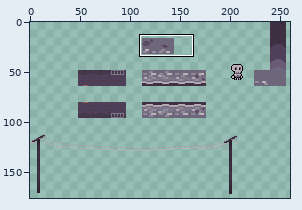
Edited in one commit: pixel-art file (Menu Loot e Lunch/tilemapdark.ase). The first picture is a wide view before the edit; the outline marks the close-up.
Close-up. Old version:
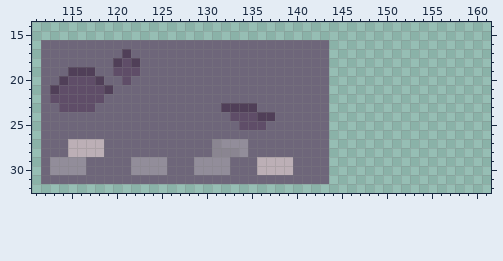
320x180 pixels, 1 frame. Colours within 5 levels of each other are drawn and written as one. Shown: x 111..161, y 14..32. The wide view leaves out empty margins. The commit also changed other parts of the picture, which this record leaves out.
The result:
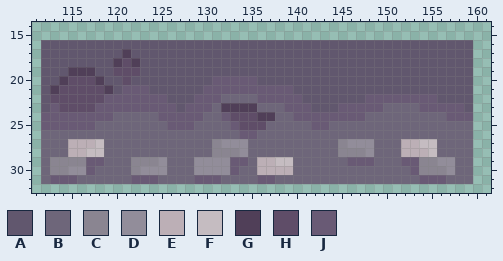
Palette (. is transparent): A #61576e  B #6e667a  C #8a8591  D #928d9a  E #bcafb6  F #c5bcc1  G #503f58  H #5f4d68  J #695a75
Edits made:
Layer "Layer 1":
There is now colour A in rows 16 to 21 at x 144 to 159; in row 22 at x 144 to 147 and 156 to 159; in row 23 at x 144 and 159.
The edit turns colour B into colour A in row 16 at x 112 to 143; in row 17 at x 112 to 120 and 122 to 143; in row 18 at x 112 to 119 and 123 to 143; in row 19 at x 112 to 114, 118 to 119 and 123 to 143; in row 20 at x 112 to 113, 119 to 120, 122 to 130 and 136 to 143; in row 21 at x 112, 120, 124 to 129 and 140 to 143.
The edit turns colour B into colour A in row 22 at x 112, 126 to 128 and 141 to 143; in row 23 at x 112, 127 and 142 to 143.
There is now colour B in row 23 at x 150 to 153; in row 24 at x 148 to 156; in rows 25 to 26 at x 144 to 159; in rows 27 to 28 at x 144, 149 to 151 and 156 to 159; in row 29 at x 144 to 145, 149 to 151 and 158 to 159; in row 30 at x 144 to 152 and 158 to 159.
There is now colour B in row 31 at x 144 to 153 and 157 to 159.
There is now colour C in row 27 at x 145; in row 28 at x 145 to 147; in row 29 at x 154 to 155; in row 30 at x 154 to 156.
The edit turns colour D into colour C in row 29 at x 113 to 116 and 122 to 124; in row 30 at x 113 to 114 and 122.
There is now colour D in row 27 at x 146 to 148; in row 28 at x 148; in row 29 at x 156 to 157; in row 30 at x 157.
There is now colour E in row 27 at x 152 to 153; in row 28 at x 152 to 154.
There is now colour F in row 27 at x 154 to 155; in row 28 at x 155.
The edit turns colour E into colour F in row 27 at x 118; in row 28 at x 117 to 118; in row 29 at x 138 to 139.
There is now colour J in row 22 at x 148 to 155; in row 23 at x 145 to 149 and 154 to 158; in row 24 at x 144 to 147 and 157 to 159; in row 29 at x 146 to 148 and 152 to 153; in row 30 at x 153; in row 31 at x 154 to 156.
The edit turns colour B into colour J in row 20 at x 131 to 135; in row 21 at x 121 to 123 and 130 to 139; in row 22 at x 119 to 125, 129 to 131 and 136 to 140; in row 23 at x 113, 118 to 126, 128 to 130 and 139 to 141; in row 24 at x 112 to 119, 125 to 129, 132 and 140 to 143; in row 25 at x 112 to 117, 126 to 128, 133 and 142 to 143.
The edit turns colour B into colour J in row 26 at x 134 to 135; in row 29 at x 117 to 118 and 133 to 134; in row 30 at x 117 and 133; in row 31 at x 113 to 115, 122 to 124, 129 to 131 and 136 to 137.
Where, in picture pixels (left, top, right, bottom), the same in both close-ups:
changed: (41, 40, 473, 184)
